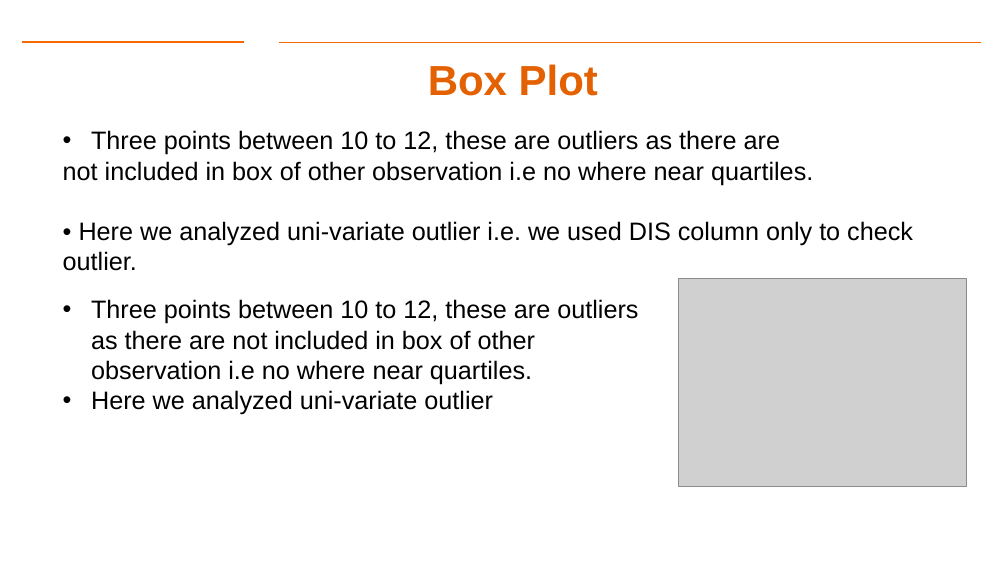
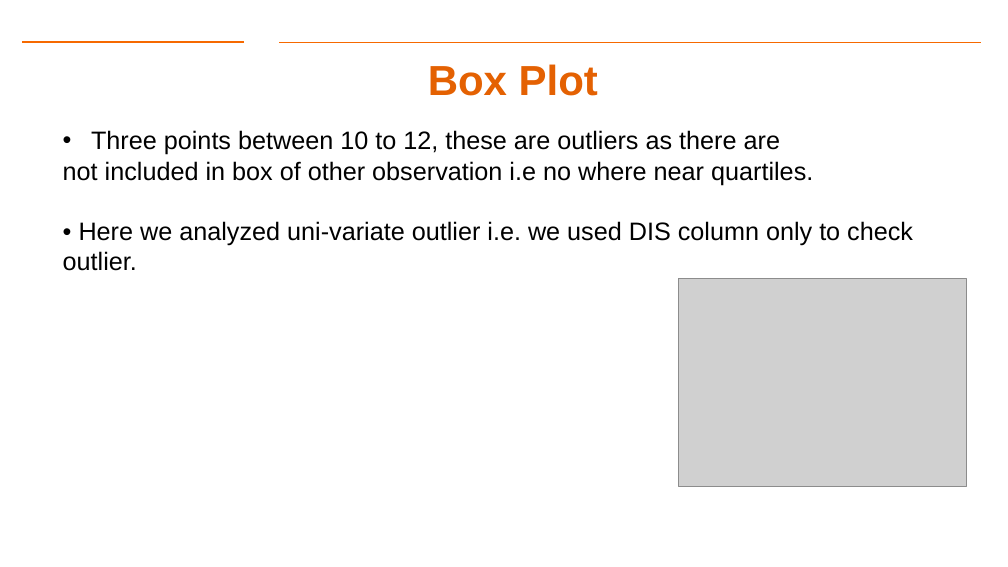
Before and after one commit to Dre1896/RIT-DSCI-633-FDS, a slide deck: slide 27 of Syllabus/Lecture14/Lec14.pptx. Drawn at 1008x567 pixels with LibreOffice and Linux fonts; fonts in the diff are those of the drawing; grey boxes stand for pictures; background and template pictures are left out. Boxes give left, top, right and bottom in pixels: in the first picture for what was removed or moved away, otherwise in the second. Text is boxed around its words. In the diff, an @@ line names an element or a change of style, - is before the commit and + after.

```diff
--- a/Syllabus/Lecture14/Lec14.pptx
+++ b/Syllabus/Lecture14/Lec14.pptx
@@ text removed at (x1=91, y1=299, x2=638, y2=415) @@
-• Three points between 10 to 12, these are outliers as there are not included in box of other observation i.e no where near quartiles.
-• Here we analyzed uni-variate outlier
```
Also in this commit, not shown: 3 other slides changed, 3 other files.
